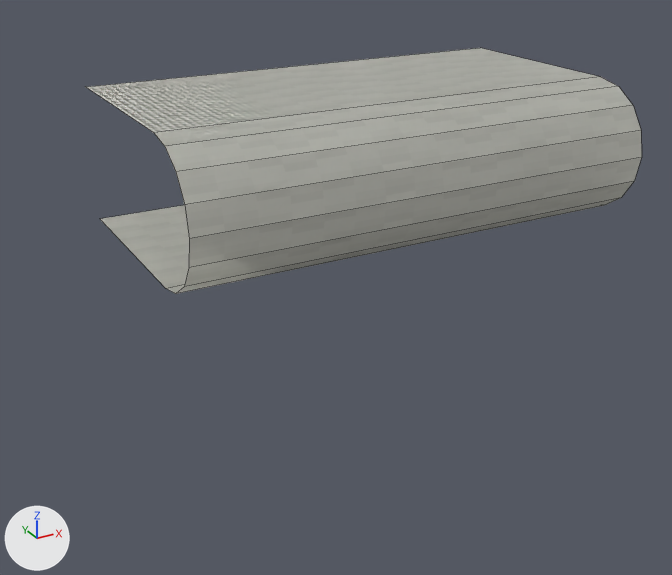
The Blender file Conveyor Belt.blend, before and after one commit.
Before and after are seen from a 50 mm lens placed at (-0.852, -1.684, 0.779), pointed at (0.048, -0.048, -0.039). Every picture has the same lights, and +X, +Y and +Z are marked at lower left. Mesh edges are drawn as thin lines.

The older version as bpy lines, for what is in view:
```python
ob_belt_back_inner = bpy.data.objects.new('belt_back_inner', me_cylinder_011)
ob_belt_back_inner.location = (0.0, 0.375, 0.312)
ob_belt_back_inner.rotation_euler = (1.571, 3.142, 4.712)  # degrees (90, 180, 270)
ob_belt_back_inner.scale = (1.0, 1.0, 0.438)
ob_belt_back_outer = bpy.data.objects.new('belt_back_outer', me_cylinder_010)
ob_belt_back_outer.location = (0.0, 0.375, 0.312)
ob_belt_back_outer.rotation_euler = (1.571, 3.142, 4.712)  # degrees (90, 180, 270)
ob_belt_back_outer.scale = (1.0, 1.0, 0.438)
ob_belt_front_inner = bpy.data.objects.new('belt_front_inner', me_cylinder_009)
ob_belt_front_inner.location = (0.0, -0.375, 0.312)
ob_belt_front_inner.rotation_euler = (1.571, 3.142, 1.571)  # degrees (90, 180, 90)
ob_belt_front_inner.scale = (1.0, 1.0, 0.438)
ob_belt_front_outer = bpy.data.objects.new('belt_front_outer', me_cylinder_005)
ob_belt_front_outer.location = (0.0, -0.375, 0.312)
ob_belt_front_outer.rotation_euler = (1.571, 3.142, 1.571)  # degrees (90, 180, 90)
ob_belt_front_outer.scale = (1.0, 1.0, 0.438)
```
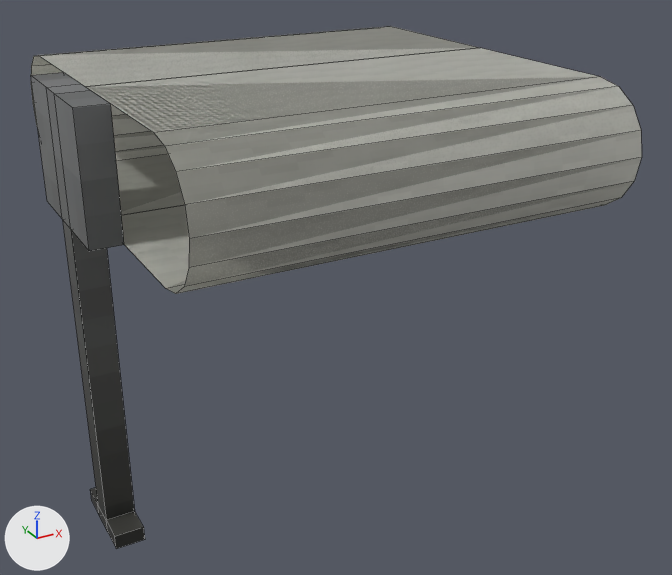
The edits, one by one:
Picture 'conveyor_belt_inner.png' (img_conveyor_belt_inner_png) is new.
Material 'conveyor_inner' (mat_conveyor_inner) is new.
Its texture is img_conveyor_belt_inner_png.
me_cylinder_005 has 22 vertices, 10 faces and spans x -0.88..-0.37, y -0.12..0.13, z -1.0..1.0.
me_cylinder_005 is used by ob_belt_front_outer; location (0.0, -0.375, 0.312); rotation (1.571, 3.142, 1.571), in degrees (90, 180, 90); scale (1.0, 1.0, 0.438).
me_cylinder_005 part 1: texture (UV) coordinates of 10 of 10 faces, centred in x -0.87..-0.56, y -0.12..0.13, z 0.0, changed; they spanned u 0.0..1.0, v 0.5..1.75 and now span u 0.06..0.94, v 0.5..1.75.
me_cylinder_009 has 22 vertices, 10 faces and spans x -0.88..-0.37, y -0.12..0.13, z -1.0..1.0.
me_cylinder_009 is used by ob_belt_front_inner; location (0.0, -0.375, 0.312); rotation (1.571, 3.142, 1.571), in degrees (90, 180, 90); scale (1.0, 1.0, 0.438).
me_cylinder_009 no longer uses material mat_conveyor (picture img_conveyor_belt_png).
me_cylinder_009 part 2: texture (UV) coordinates of 10 of 10 faces, centred in x -0.87..-0.56, y -0.12..0.13, z 0.0, changed; they spanned u 0.0..1.0, v 0.5..1.75 and now span u 0.06..0.94, v 0.5..1.75.
me_cylinder_009 now uses material mat_conveyor_inner (picture img_conveyor_belt_inner_png).
me_cylinder_011 has 22 vertices, 10 faces and spans x -0.88..-0.37, y -0.12..0.13, z -1.0..1.0.
me_cylinder_011 no longer uses material mat_conveyor (picture img_conveyor_belt_png).
me_cylinder_011 now uses material mat_conveyor_inner (picture img_conveyor_belt_inner_png).
Mesh me_cube_008 is new.
It has 36 vertices, 30 faces, 4 loose edges and spans x -0.031..0.031, y -0.156..0.156, z -0.031..0.906.
It uses material mat_steel (picture img_steel_block_png).
Object 'belt_front_outer' (ob_belt_front_outer) is now shown.
Object 'belt_front_inner' (ob_belt_front_inner) is now shown.
Object 'leg_middle_left' (ob_leg_middle_left) is new; it shows me_cube_008.
Its location is (-0.469, 0.0, -0.469).

Boxes [x1, y1, x2, y2] around the edits, measured in the pictures (672 x 575 px):
'belt_back_inner', recoloured
    both: [86, 77, 635, 294]
'leg_middle_left', added
    after: [31, 72, 145, 549]
'belt_front_outer', shown
    after: [31, 48, 473, 215]
'belt_front_inner', shown
    after: [31, 26, 479, 212]
